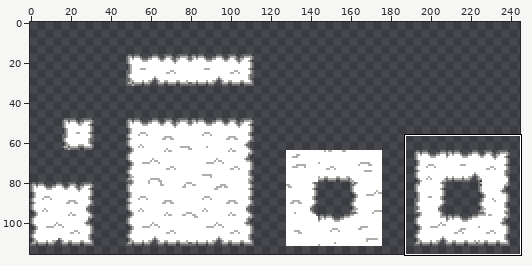
Two versions of one sprite sheet, gj/assets/CloudTileMap.png. The picture above shows the old version from afar; the outline marks the close-up.
Close-up. Old version:
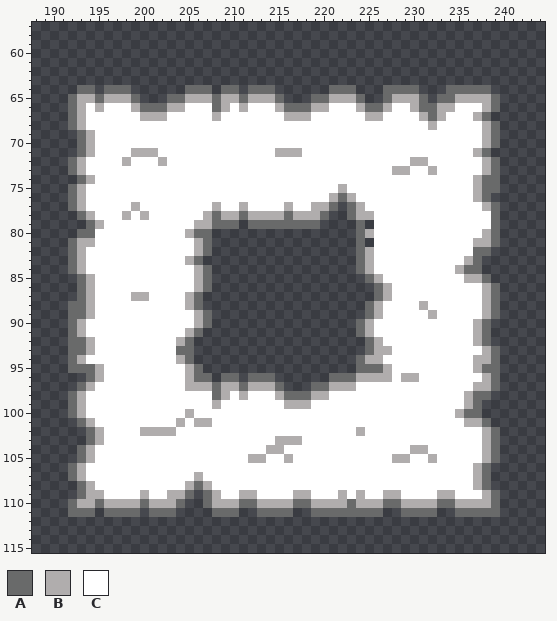
The file is 256x128 pixels. Shown: x 188..244, y 57..115. The old version is drawn lined up with the new one. The wide view leaves out empty margins. The commit also changed other parts of the picture, which this record leaves out.
Palette (. is transparent): A #696a6a  B #b0adad  C #ffffff
Pixels before (only the part around the change), first column x 188:
 57 .........................................................
 58 .........................................................
 59 .........................................................
 60 .........................................................
 61 .........................................................
 62 .........................................................
 63 .........................................................
 64 .....AA.AAA......AAA.AA.AAA......AAA...AAAA...AAAAA......
 65 ....ABBABBBA...AABBBABBABBBA...AABBBA..ABBBA.AABBBBA.....
 66 ....ABCBCCCBAAABBCCCABCBCCCBAAABBCCCBAABCCBAABBCCCBA.....
 67 ....ABCCCCCCBBBCCCCCBCCCCCCCBBBCCCCCCBBCCCCBABCCCBA......
 68 ....ABCCCCCCCCCCCCCCCCCCCCCCCCCCCCCCCCCCCCCCBCCCCCBA.....
 69 .....ABCCCCCCCCCCCCCCCCCCCCCCCCCCCCCCCCCCCCCCCCCCCBA.....
 70 .....ABCCCCCCCCCCCCCCCCCCCCCCCCCCCCCCCCCCCCCCCCCCCBA.....
 71 .....ABCCCCBBBCCCCCCCCCCCCCBBBCCCCCCCCCCCCCCCCCCCBA......
 72 ....ABCCCCBCCCBCCCCCCCCCCCCCCCCCCCCCCCCCCCBBCCCCCCBA.....
 73 ....ABCCCCCCCCCCCCCCCCCCCCCCCCCCCCCCCCCCBBCCBCCCCCBA.....
 74 .....ABCCCCCCCCCCCCCCCCCCCCCCCCCCCCCCCCCCCCCCCCCCBAA.....
 75 ....ABCCCCCCCCCCCCCCCCCCCCCCCCCCCCBCCCCCCCCCCCCCCBAA.....
 76 ....ABCCCCCCCCCCCCCCCCCCCCCCCCCCCBABCCCCCCCCCCCCCBA......
 77 ....ABCCCCCBCCCCCCCCBCCBCCCCBCCBBA.ABCCCCCCCCCCCCCBA.....
 78 .....ABCCCBCBCCCCCCBABBABBBBABBBA..ABBCCCCCCCCCCCCCA.....
 79 ......ABCCCCCCCCCCBBAAA.AAAAAAAA....A.CCCCCCCCCCCCCA.....
 80 .....AACCCCCCCCCCBAA................ABCCCCCCCCCCCCBA.....
 81 ....ABBCCCCCCCCCCCBA................A.CCCCCCCCCCCBBA.....
 82 ....ABCCCCCCCCCCCCBA................ABCCCCCCCCCCCAA......
 83 ....ABCCCCCCCCCCCBA.................ABCCCCCCCCCCBA.......
 84 ....ABCCCCCCCCCCCCBA................ABCCCCCCCCCBAA.......
 85 .....ABCCCCCCCCCCCBA.................ABCCCCCCCCCBBA......
 86 .....ABCCCCCCCCCCCBA..................ABCCCCCCCCCCBA.....
 87 .....ABCCCCBBCCCCBA...................ABCCCCCCCCCCBA.....
 88 ....AABCCCCCCCCCCBA..................ABCCCCBCCCCCCBA.....
 89 ....AABCCCCCCCCCCCBA.................ABCCCCCBCCCCCBA.....
 90 ....ABCCCCCCCCCCCCBA................ABCCCCCCCCCCCBA......
 91 ....ABCCCCCCCCCCCBA.................ABCCCCCCCCCCCBA......
 92 ....AABCCCCCCCCCBA...................ABCCCCCCCCCCBA......
 93 ....AABCCCCCCCCCAA...................ABBCCCCCCCCCCBA.....
 94 ....ABCCCCCCCCCCBA..................ABBCCCCCCCCCCBBA.....
 95 ....AAABCCCCCCCCCBA.................AAABCCCCCCCCCBAA.....
 96 ......ABCCCCCCCCCBAA.AA.AAA......AAABBBBCBBCCCCCCCBA.....
 97 .....ABCCCCCCCCCCBBBABBABBBA...AABBBCCCCCCCCCCCCCBBA.....
 98 ....ABCCCCCCCCCCCCCCABCBCCCBAAABBCCCCCCCCCCCCCCCBAA......
 99 ....ABCCCCCCCCCCCCCCBCCCCCCCBBBCCCCCCCCCCCCCCCCCBA.......
100 ....ABCCCCCCCCCCCBCCCCCCCCCCCCCCCCCCCCCCCCCCCCCBAA.......
101 .....ABCCCCCCCCCBCBBCCCCCCCCCCCCCCCCCCCCCCCCCCCCBBA......
102 ......ABCCCCBBBBCCCCCCCCCCCCCCCCCCCCBCCCCCCCCCCCCCBA.....
103 ......ABCCCCCCCCCCCCCCCCCCCBBBCCCCCCCCCCCCCCCCCCCCBA.....
104 .....ABCCCCCCCCCCCCCCCCCCCBBCCCCCCCCCCCCCCBBCCCCCCBA.....
105 .....ABCCCCCCCCCCCCCCCCCBBCCBCCCCCCCCCCCBBCCBCCCCCBA.....
106 ....ABCCCCCCCCCCCCCCCCCCCCCCCCCCCCCCCCCCCCCCCCCCCBA......
107 ....ABCCCCCCCCCCCCBCCCCCCCCCCCCCCCCCCCCCCCCCCCCCCBA......
108 .....ABCCCCCCCCCCBABCCCCCCCCCCCCCCCCCCCCCCCCCCCCCBA......
109 .....ABBCCCCBCCBBA.ABCCBBCCCCBBCCCBCBCCBBCCCCBBCCCBA.....
110 ....ABBABBBBABBBA..ABBBAABBBBAABBBBABBBAABBBBAABBBBA.....
111 ....AAA.AAAA.AAA....AAA..AAAA..AAAAAAAA..AAAA..AAAAA.....
112 .........................................................
113 .........................................................
114 .........................................................
115 .........................................................
New version:
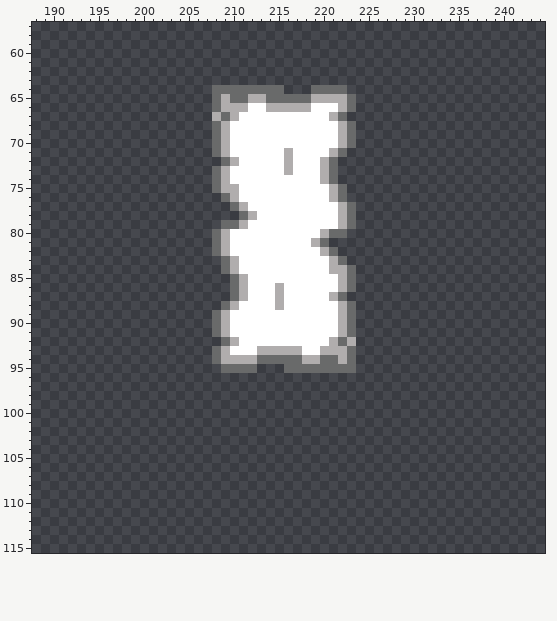
The edit:
whole drawing moved by +0,+16 (the old picture is shown already moved)
Changed rows in their new state; - is an unchanged pixel.
first column x 192:
 64 -..-...------...A--A---A---AA--.---....---.....-
 65 ........---.....--A---A-AAABB--A.--.....-.......
 66 ................--B---B-BBBCC-BA................
 67 ................-AB-----CCC--BA................-
 68 ................AB------------BA................
 69 -...............AB------------BA................
 70 -...............AB------------BA................
 71 -...............AB-----C-C---BA................-
 72 .................AB-----B---BA..................
 73 ................AB------B---BA..................
 74 -...............AB----------BA..................
 75 ................ABB----------BA.................
 76 .................AB------------................-
 77 ..................A-----C--CCCB-................
 78 -..................--CCCCCCCCCB-................
 79 --...............--BCCCCCCCCCCBA.-..............
 80 -...............ABCCCCCCCCCCBAA-................
 81 ................ABCCCCCCCCCBA---.-..............
 82 ................ABCCCCCCCCCCBA--...............-
 83 ...............--ABCCCCCCCCCCBA-..............--
 84 ................-ABCCCCCCCCCCBBA..............--
 85 -...............--ABCCCCCCCCCCBA-..............-
 86 -...............--ABCCCBCCCCCCBA--..............
 87 -..............---ABCCCBCCCCCBA---..............
 88 ...............--ABCCCCBCCCCCCBA-...............
 89 ................ABCCCCCCCCCCCCBA-...............
 90 ................ABCCCCCCCCCCCCBA...............-
 91 ...............-ABCCCCCCCCCCCCBA...............-
 92 ..............---ABCCCCCCCCCCBAB-..............-
 93 ..............--ABCCCBBBBBCCBBBA-...............
 94 ..............--ABBBBAAAAABBAABA................
 95 ...............--AAAA---AAAAAAAA................
 96 --..............-..-...------...................
 97 -.......................---.....................
 98 ...............................................-
 99 ..............................................--
100 ..............................................--
101 -..............................................-
102 --..............................................
103 --..............................................
104 -...............................................
105 -...............................................
106 ...............................................-
107 ...............................................-
108 -..............................................-
109 -.............-.................................
110 .............--.................................
111 ...-....-...----...--....--........--....--.....
